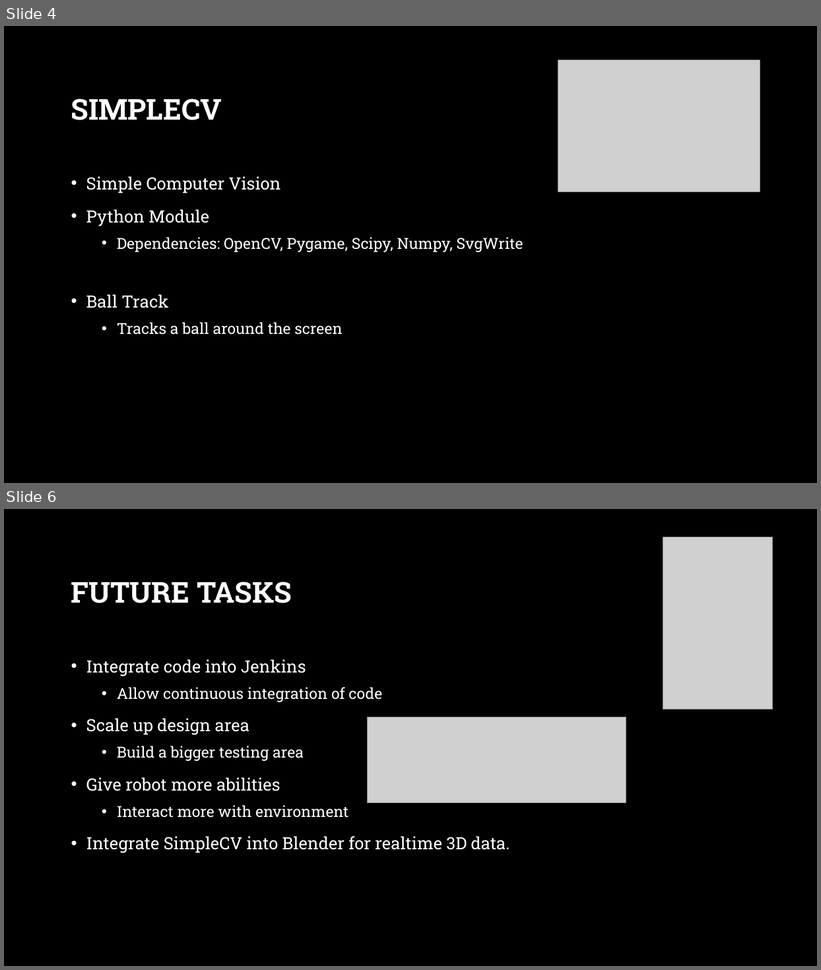
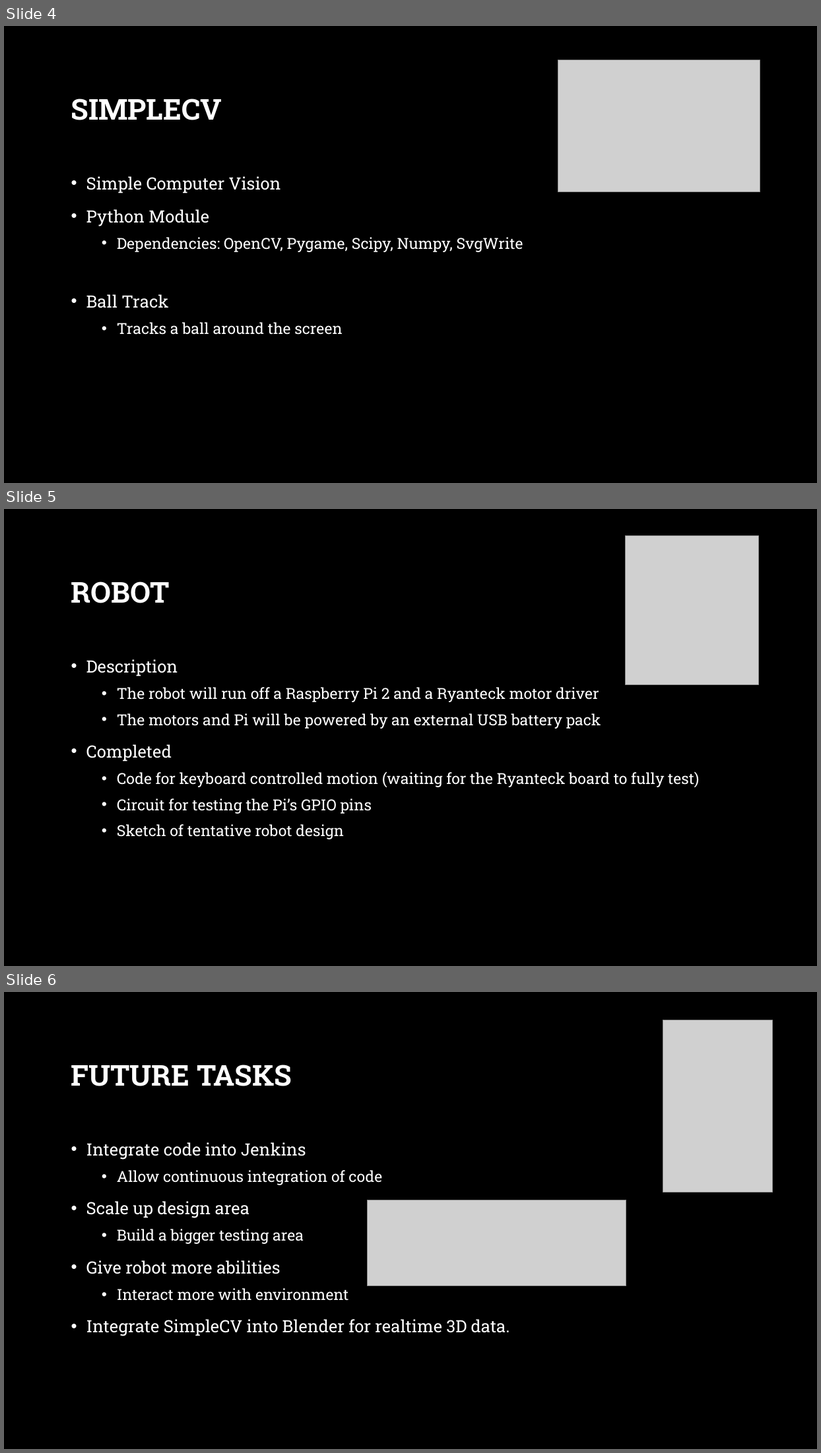
Before and after one commit to james-massey/AdvancedReality, a slide deck: Midterm Presentation.pptx. Shown one above the other, each under a label of ours: slides 4 and 6 before the commit, slides 4, 5 and 6 after it; the slides between them are not shown. The pictures are 821x970 and 821x1453 pixels, drawn with LibreOffice and Linux fonts; fonts in the diff are those of the drawing; grey boxes stand for pictures; background and template pictures are left out. Boxes give left, top, right and bottom in pixels: in the first picture for what was removed or moved away, otherwise in the second. Text is boxed around its words. In the diff, an @@ line names an element or a change of style, - is before the commit and + after.

Commit message:
MidtermReport
Robot info added

```diff
--- a/Midterm Presentation.pptx
+++ b/Midterm Presentation.pptx
@@ slide 5 added at [4,509,817,966], background picture (left out) @@
@@ picture added at [626,536,759,685] @@
@@ title added at [71,582,170,603], 34 pt, text #FFFFFF, bold @@
+ROBOT
@@ text added at [86,659,699,840], 18 pt, text #FFFFFF @@
+• Description
+  • The robot will run off a Raspberry Pi 2 and a Ryanteck motor driver
+  • The motors and Pi will be powered by an external USB battery pack
+• Completed
+  • Code for keyboard controlled motion (waiting for the Ryanteck board to fully test)
+  • Circuit for testing the Pi’s GPIO pins
+  • Sketch of tentative robot design
```
Also in this commit, not shown: 1 slide removed.
